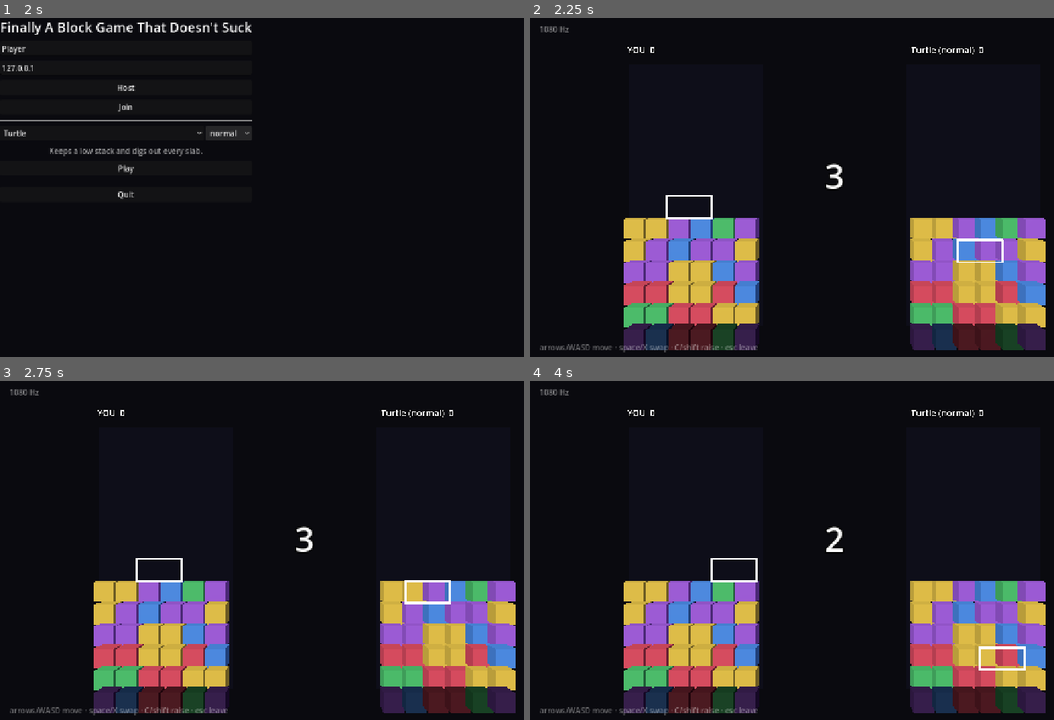
Above: before the commit, frames 1-4 (two rows, left to right).
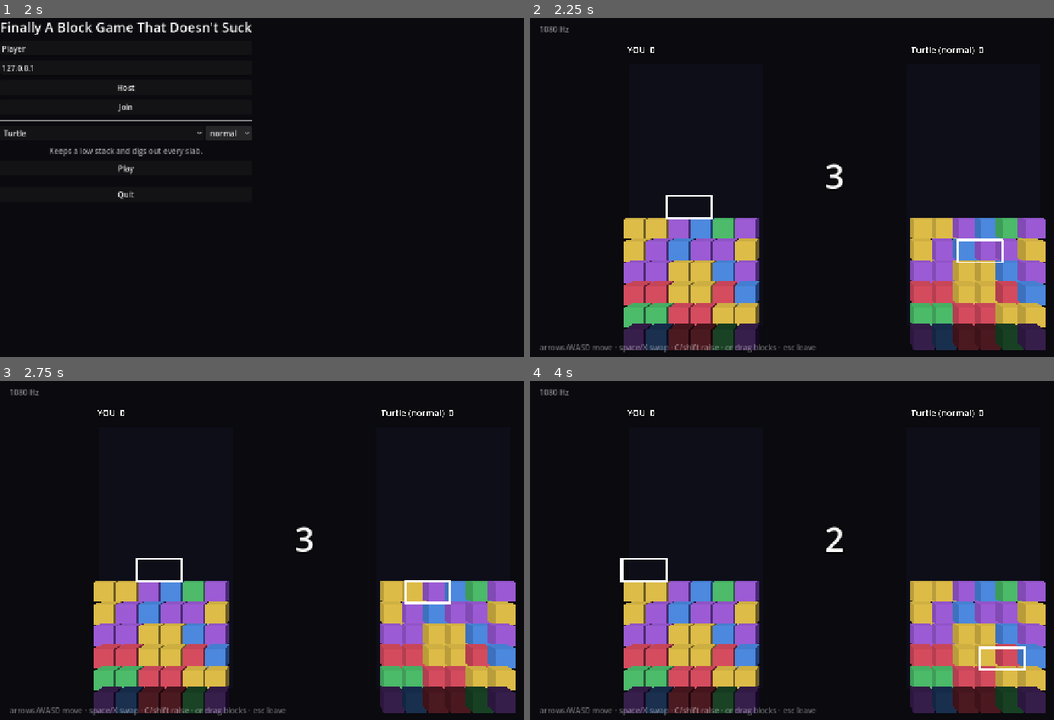
Above: after the commit, the same moments.

Repository: n17r4m/finallyablockgamethatdoesntsuck
Game: Godot game, scene res://scenes/boot.tscn
Same seed, same stepped clock (60 frames per second), same inputs: the game is played once before the commit and once after it.
Inputs (mouse positions are in pixels of both pictures, inside the frame that each line leads up to):
- Up to frame 1 (2 s): click "normal" at 0.5 s; click "normal" at 1.25 s
- Up to frame 2 (2.25 s): click "Play" at 2 s
- Up to frame 3 (2.75 s): no input
- Up to frame 4 (4 s): move the mouse to (970, 533) at 2.77 s; hold Right (right) 2.78-3.5 s; tap C (raise) at 2.85 s; click (970, 533) at 2.92 s; tap Space (swap) at 3.05 s; tap Enter at 3.5 s; drag from (713, 567) to (802, 621) at 3.52 s

Frame 1 is identical in both runs. In frame 2, 0.1% of the frame differs, in the area x 37-55%, y 96-99%; in frame 3, 0.1%; in frame 4, 0.5%, in the area x 17-55%, y 52-99%.

Commit message:
Add touch and mouse controls: drag to swap, tap, hold to raise
Dragging a block sideways carries it under the finger, swapping with each
neighbour it passes (each swap waits for the previous animation, and a
reversal mid-drag is honoured); tapping moves the cursor; holding the rising
row raises. Mouse works the same via emulate_touch_from_mouse.

Touch reaches the sim as an absolute cursor target packed into the existing
one-int input, so rollback and netplay carry it unchanged. Renderers map
screen points to cells (3D by casting through the camera). Input is only
sampled on frames the session accepts, so stalls can't eat a queued swap.

Co-Authored-By: Claude Opus 5.5 <noreply@anthropic.com>

Diff:
--- a/autoload/controls.gd
+++ b/autoload/controls.gd
@@ -1,6 +1,11 @@
 extends Node
-## Registers default bindings at runtime (keeps project.godot readable) and
-## samples them into the sim's input bitmask.
+## Input: keyboard/gamepad bindings registered at runtime (keeps project.godot
+## readable), plus touch — mouse too, via emulate_touch_from_mouse.
+##
+## Touch: drag a block sideways and it follows your finger, swapping with each
+## neighbour it passes (each swap waits for the last one's animation). Tap moves the
+## cursor. Hold on the rising row below the stack to raise. Everything comes out
+## of sample() as the same one-int input the sim and netcode already carry.
 
 const BINDINGS := {
 	"up": {"bit": SimConst.UP, "keys": [KEY_UP, KEY_W], "pad": [JOY_BUTTON_DPAD_UP]},
@@ -10,6 +15,17 @@
 	"swap": {"bit": SimConst.SWAP, "keys": [KEY_SPACE, KEY_X, KEY_K], "pad": [JOY_BUTTON_A, JOY_BUTTON_B]},
 	"raise": {"bit": SimConst.RAISE, "keys": [KEY_C, KEY_L, KEY_SHIFT], "pad": [JOY_BUTTON_RIGHT_SHOULDER, JOY_BUTTON_LEFT_SHOULDER]},
 }
+
+## Set by the match: screen position -> Vector2i(column, visible row from the top),
+## row H being the rising row. Unset (or no local human) means touch is ignored.
+var board_mapper := Callable()
+
+var _finger := -1 # touch index we're tracking
+var _grab := Vector2i(-1, -1) # the block being dragged, where it is now
+var _steps := PackedInt32Array() # queued swaps as left-cell x, in _grab.y's row
+var _raising := false
+var _swap_frame := false # last sample pressed swap; this one must release
+var _last_rise := 0
 
 
 func _ready() -> void:
@@ -27,9 +43,84 @@
 			InputMap.action_add_event(action, ev)
 
 
-func sample() -> int:
+func _unhandled_input(event: InputEvent) -> void:
+	if not board_mapper.is_valid():
+		return
+	if event is InputEventScreenTouch:
+		var t := event as InputEventScreenTouch
+		if t.pressed and _finger == -1:
+			var c: Vector2i = board_mapper.call(t.position)
+			if c.x < 0 or c.x >= SimConst.W or c.y < 0:
+				return
+			_finger = t.index
+			_raising = c.y >= SimConst.H
+			_grab = c if not _raising else Vector2i(-1, -1)
+			_steps.clear()
+		elif not t.pressed and t.index == _finger:
+			_finger = -1
+			_raising = false
+	elif event is InputEventScreenDrag and (event as InputEventScreenDrag).index == _finger and _grab.x >= 0:
+		var c: Vector2i = board_mapper.call((event as InputEventScreenDrag).position)
+		var x := clampi(c.x, 0, SimConst.W - 1)
+		var at := _grab.x
+		if not _steps.is_empty():
+			at = _projected_x()
+		while x != at:
+			var dir := 1 if x > at else -1
+			_steps.append(mini(at, at + dir))
+			at += dir
+
+
+## Where the grabbed block will be once the queued swaps are done.
+func _projected_x() -> int:
+	var at := _grab.x
+	for left in _steps:
+		at = left + 1 if at == left else left
+	return at
+
+
+## b: the local board, so a drag can follow the stack when it pushes up a row.
+func sample(b: SimBoard = null) -> int:
+	if b:
+		if b.rise < _last_rise and _grab.y > 0:
+			_grab.y -= 1
+		_last_rise = b.rise
 	var mask := 0
 	for action: String in BINDINGS:
 		if Input.is_action_pressed(action):
 			mask |= BINDINGS[action].bit
+	return mask | _touch_mask(b)
+
+
+func _touch_mask(b: SimBoard) -> int:
+	var mask := SimConst.RAISE if _raising else 0
+	if _swap_frame:
+		_swap_frame = false
+		return mask # release, so the next swap is a fresh press
+	if not _steps.is_empty() and (b == null or _swappable(b, _steps[0], _grab.y)):
+		var left := _steps[0]
+		_steps.remove_at(0)
+		_grab.x = left + 1 if _grab.x == left else left
+		_swap_frame = true
+		return mask | SimConst.target(left, _grab.y) | SimConst.SWAP
+	if _finger != -1 and _grab.x >= 0:
+		return mask | SimConst.target(mini(_grab.x, SimConst.W - 2), _grab.y)
 	return mask
+
+
+## Both cells of a swap are ready (the previous swap's animation has finished).
+func _swappable(b: SimBoard, left: int, y: int) -> bool:
+	for x: int in [left, left + 1]:
+		var i := (SimConst.BUF + y) * SimConst.W + x
+		if b.color[i] != 0 and (b.gid[i] != 0 or (b.st[i] != SimBoard.NORMAL and b.st[i] != SimBoard.LAND)):
+			return false
+	return true
+
+
+## Forget any touch in progress (match start/end).
+func reset_touch() -> void:
+	_finger = -1
+	_grab = Vector2i(-1, -1)
+	_steps.clear()
+	_raising = false
+	_swap_frame = false
--- a/project.godot
+++ b/project.godot
@@ -6,6 +6,10 @@
 config/name="Finally A Block Game That Doesn't Suck"
 run/main_scene="res://scenes/boot.tscn"
 config/features=PackedStringArray("4.7", "GL Compatibility")
+
+[input_devices]
+
+pointing/emulate_touch_from_mouse=true
 
 [autoload]
 
--- a/render/board_renderer_2d.gd
+++ b/render/board_renderer_2d.gd
@@ -12,6 +12,16 @@
 
 var board: SimBoard
 var label := ""
+
+
+## Screen point -> Vector2i(column, visible row from the top); row H is the rising row.
+func screen_to_cell(screen: Vector2) -> Vector2i:
+	var p := get_global_transform_with_canvas().affine_inverse() * screen
+	var col := floori(p.x / CELL)
+	var row := floori(p.y / CELL + BoardView.lift(board)) if board else -1
+	if col < 0 or col >= SimConst.W or row < 0 or row > SimConst.H:
+		return Vector2i(-1, -1)
+	return Vector2i(col, row)
 
 
 func _process(_delta: float) -> void:
--- a/render/board_renderer_3d.gd
+++ b/render/board_renderer_3d.gd
@@ -122,6 +122,25 @@
 	_warning.text = "  ".join(warn)
 
 
+## Screen point -> Vector2i(column, visible row from the top); row H is the rising
+## row below the stack. Casts through the camera onto the board's plane.
+func screen_to_cell(screen: Vector2) -> Vector2i:
+	var cam := get_viewport().get_camera_3d()
+	if cam == null:
+		return Vector2i(-1, -1)
+	var inv := global_transform.affine_inverse()
+	var o := inv * cam.project_ray_origin(screen)
+	var d := inv.basis * cam.project_ray_normal(screen)
+	if absf(d.z) < 1e-6:
+		return Vector2i(-1, -1)
+	var hit := o + d * (-o.z / d.z)
+	var col := roundi(hit.x + W / 2.0 - 0.5)
+	var row := roundi(H / 2.0 - 0.5 - hit.y + BoardView.lift(board)) if board else -1
+	if col < 0 or col >= W or row < 0 or row > H:
+		return Vector2i(-1, -1)
+	return Vector2i(col, row)
+
+
 ## BoardView cell space (y down from the top visible row) -> local 3D (y up, centred).
 func _to3d(p: Vector3) -> Vector3:
 	return Vector3(p.x - W / 2.0 + 0.5, H / 2.0 - 0.5 - p.y, p.z)
--- a/scenes/match.gd
+++ b/scenes/match.gd
@@ -33,6 +33,9 @@
 		_build_2d()
 	else:
 		_build_3d()
+	Controls.reset_touch()
+	if not _pilot:
+		Controls.board_mapper = _views[Net.local_idx].screen_to_cell
 	_last_usec = Time.get_ticks_usec()
 
 
@@ -86,6 +89,8 @@
 
 
 func _exit_tree() -> void:
+	Controls.board_mapper = Callable()
+	Controls.reset_touch()
 	if Net.packet.is_connected(session.receive):
 		Net.packet.disconnect(session.receive)
 
@@ -106,7 +111,9 @@
 	_acc = mini(_acc - due * 1_000_000, 1_000_000)
 	if _ended == "":
 		var me := session.local_idx
-		session.set_local_input(_pilot.next_input(session.state.boards[me]) if _pilot else Controls.sample())
+		var my_board := session.state.boards[me]
+		if session.input_open():
+			session.set_local_input(_pilot.next_input(my_board) if _pilot else Controls.sample(my_board))
 		if _cpu:
 			session.set_remote_input(_cpu.next_input(session.state.boards[1 - me]))
 		session.advance(due)
@@ -129,7 +136,7 @@
 		hud += "   rtt %d ms   rollbacks %d   resim %d   stalls %d" % [Net.rtt_ms, session.stats.rollbacks,
 				session.stats.resim, session.stats.stalls]
 	draw_string(font, Vector2(20, 30), hud, HORIZONTAL_ALIGNMENT_LEFT, -1, 16, Color(1, 1, 1, 0.5))
-	draw_string(font, Vector2(20, 700), "arrows/WASD move · space/X swap · C/shift raise · esc leave",
+	draw_string(font, Vector2(20, 700), "arrows/WASD move · space/X swap · C/shift raise · or drag blocks · esc leave",
 			HORIZONTAL_ALIGNMENT_LEFT, -1, 16, Color(1, 1, 1, 0.4))
 
 	var big := ""
--- a/sim/rollback_session.gd
+++ b/sim/rollback_session.gd
@@ -43,6 +43,12 @@
 	input_delay = delay_ticks
 	if offline:
 		remote_frontier = NEVER
+
+
+## Whether set_local_input would record anything this frame (false while stalled).
+## Sample stateful input (touch drags) only when this is true, or it gets lost.
+func input_open() -> bool:
+	return state.tick + input_delay > _ticks[local_idx][-1]
 
 
 ## Call once per frame before advance(). The first sample for a given target
--- a/sim/sim_board.gd
+++ b/sim/sim_board.gd
@@ -110,7 +110,7 @@
 	if lost:
 		return
 	if not live:
-		_handle_input(input & SimConst.DIRS)
+		_handle_input(input & (SimConst.DIRS | SimConst.TARGET_MASK))
 		return
 	age += 1
 	_handle_input(input) # player clock: every tick
@@ -174,6 +174,9 @@
 # --- input ------------------------------------------------------------------
 
 func _handle_input(input: int) -> void:
+	if input & SimConst.TARGET:
+		cursor_x = clampi((input >> 8) & 0x7, 0, W - 2)
+		cursor_y = TOP + clampi((input >> 12) & 0xF, 0, SimConst.H - 1)
 	var pressed := input & ~prev_input
 	var dir := input & SimConst.DIRS
 	if dir != 0 and dir == prev_input & SimConst.DIRS:
--- a/sim/sim_const.gd
+++ b/sim/sim_const.gd
@@ -19,6 +19,9 @@
 const SWAP := 16
 const RAISE := 32
 const DIRS := UP | DOWN | LEFT | RIGHT
+# Absolute cursor placement (touch/mouse): flag + left cell x (3 bits) + visible row y (4 bits).
+const TARGET := 1 << 16
+const TARGET_MASK := TARGET | (0x7 << 8) | (0xF << 12)
 
 const REPEAT_DELAY := 180 # ~167 ms before cursor auto-repeat
 const REPEAT_RATE := 54 # ~50 ms per repeat step
@@ -57,6 +60,11 @@
 }
 
 
+## Input bits that put the cursor's left cell at (x, visible row y from the top).
+static func target(x: int, y: int) -> int:
+	return TARGET | (clampi(x, 0, W - 2) << 8) | (clampi(y, 0, H - 1) << 12)
+
+
 ## Garbage slabs travel as one int: width + height * 8.
 static func slab(w: int, h: int) -> int:
 	return w + h * 8
--- /dev/null
+++ b/tests/test_touch.gd
@@ -0,0 +1,126 @@
+extends SceneTree
+## Touch controls through the real Controls node and sim: drag-to-swap, tap to
+## move the cursor, hold the rising row to raise.
+##   godot --headless --path . -s tests/test_touch.gd
+
+const W := SimConst.W
+const ROWS := SimConst.ROWS
+const EXPECTED_CHECKS := 4
+
+var _failed := 0
+var _ran := 0
+var ctrl: Node
+
+
+func _init() -> void:
+	ctrl = load("res://autoload/controls.gd").new()
+	ctrl._ready() # registers the bindings; not in the tree, so call it ourselves
+	# 100 px per cell; screen (x, y) -> (column, visible row from top).
+	ctrl.board_mapper = func(p: Vector2) -> Vector2i: return Vector2i(floori(p.x / 100.0), floori(p.y / 100.0))
+	_test_drag_moves_block()
+	_test_drag_back_and_forth()
+	_test_tap_moves_cursor()
+	_test_hold_rising_row_raises()
+	ctrl.free()
+	_failed += EXPECTED_CHECKS - _ran
+	print("PASS" if _failed == 0 else "FAIL (%d)" % _failed)
+	quit(0 if _failed == 0 else 1)
+
+
+func _check(ok: bool, what: String) -> void:
+	_ran += 1
+	print(("  ok   " if ok else "  FAIL ") + what)
+	if not ok:
+		_failed += 1
+
+
+func _state() -> SimState:
+	var s := SimState.create(5, true)
+	s.tick = SimConst.COUNTDOWN_TICKS
+	s.boards[0].clear_all()
+	s.boards[0].stop_t = 1 << 30
+	return s
+
+
+func _touch(pressed: bool, cell: Vector2i) -> void:
+	var t := InputEventScreenTouch.new()
+	t.pressed = pressed
+	t.position = Vector2(cell) * 100.0 + Vector2(50, 50)
+	ctrl._unhandled_input(t)
+
+
+func _drag(cell: Vector2i) -> void:
+	var d := InputEventScreenDrag.new()
+	d.position = Vector2(cell) * 100.0 + Vector2(50, 50)
+	ctrl._unhandled_input(d)
+
+
+## Runs n frames of sampled touch input through the sim.
+func _frames(s: SimState, n: int) -> int:
+	var raised := 0
+	for f in n:
+		var input: int = ctrl.sample(s.boards[0])
+		if input & SimConst.RAISE:
+			raised += 1
+		for t in SimConst.TICKS_PER_FRAME:
+			s.step(input, 0)
+	return raised
+
+
+func _row(b: SimBoard, y: int) -> Array:
+	var out := []
+	for x in W:
+		out.append(b.color[(SimConst.BUF + y) * W + x])
+	return out
+
+
+func _test_drag_moves_block() -> void:
+	var s := _state()
+	var b := s.boards[0]
+	var y := SimConst.H - 1
+	for x in W:
+		b.put(x, 0, [1, 2, 3, 4, 1, 2][x])
+	_frames(s, 2)
+	_touch(true, Vector2i(1, y))
+	_frames(s, 2)
+	_drag(Vector2i(2, y))
+	_drag(Vector2i(4, y)) # a fast swipe skips a cell; every crossing still swaps
+	_frames(s, 20)
+	_touch(false, Vector2i(4, y))
+	_frames(s, 10)
+	_check(_row(b, y) == [1, 3, 4, 1, 2, 2], "dragging a block right carries it along: %s" % [_row(b, y)])
+
+
+func _test_drag_back_and_forth() -> void:
+	var s := _state()
+	var b := s.boards[0]
+	var y := SimConst.H - 1
+	for x in W:
+		b.put(x, 0, [1, 2, 3, 4, 1, 2][x])
+	_frames(s, 2)
+	_touch(true, Vector2i(3, y))
+	_drag(Vector2i(5, y))
+	_drag(Vector2i(0, y)) # reverse before the queue drains
+	_frames(s, 40)
+	_touch(false, Vector2i(0, y))
+	_frames(s, 10)
+	_check(_row(b, y) == [4, 1, 2, 3, 1, 2], "reversing mid-drag ends with the block under the finger: %s" % [_row(b, y)])
+
+
+func _test_tap_moves_cursor() -> void:
+	var s := _state()
+	var b := s.boards[0]
+	_touch(true, Vector2i(3, 4))
+	_frames(s, 2)
+	_touch(false, Vector2i(3, 4))
+	_frames(s, 2)
+	_check(b.cursor_x == 3 and b.cursor_y == SimConst.BUF + 4, "tap puts the cursor there (%d, %d)" % [b.cursor_x, b.cursor_y - SimConst.BUF])
+
+
+func _test_hold_rising_row_raises() -> void:
+	var s := _state()
+	_touch(true, Vector2i(2, SimConst.H))
+	var raised := _frames(s, 10)
+	_touch(false, Vector2i(2, SimConst.H))
+	var after := _frames(s, 5)
+	_check(raised == 10 and after == 0, "holding the rising row raises, releasing stops")
Not shown, added: tests/test_touch.gd.uid
Not shown, changed: README.md
